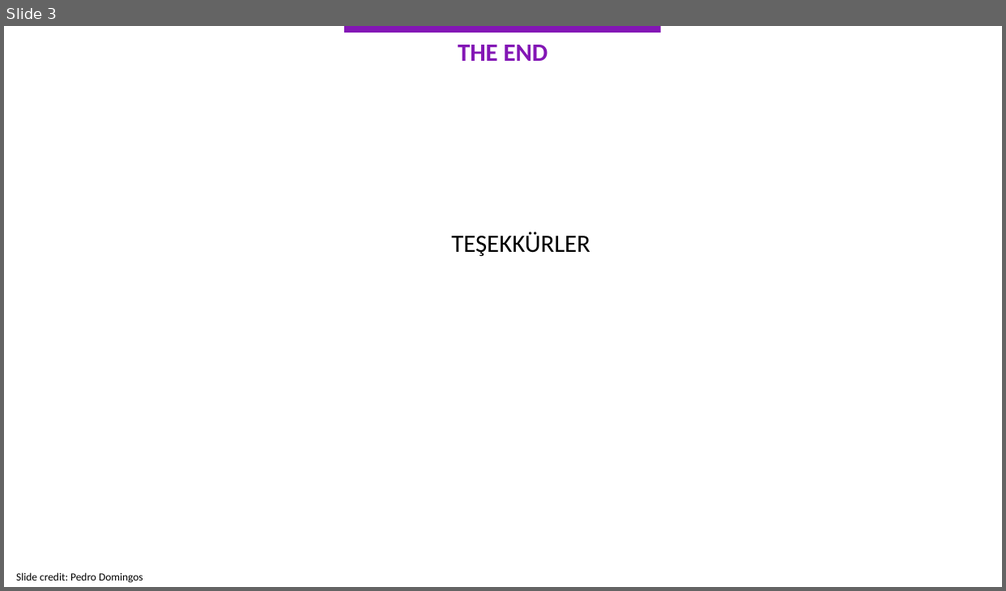
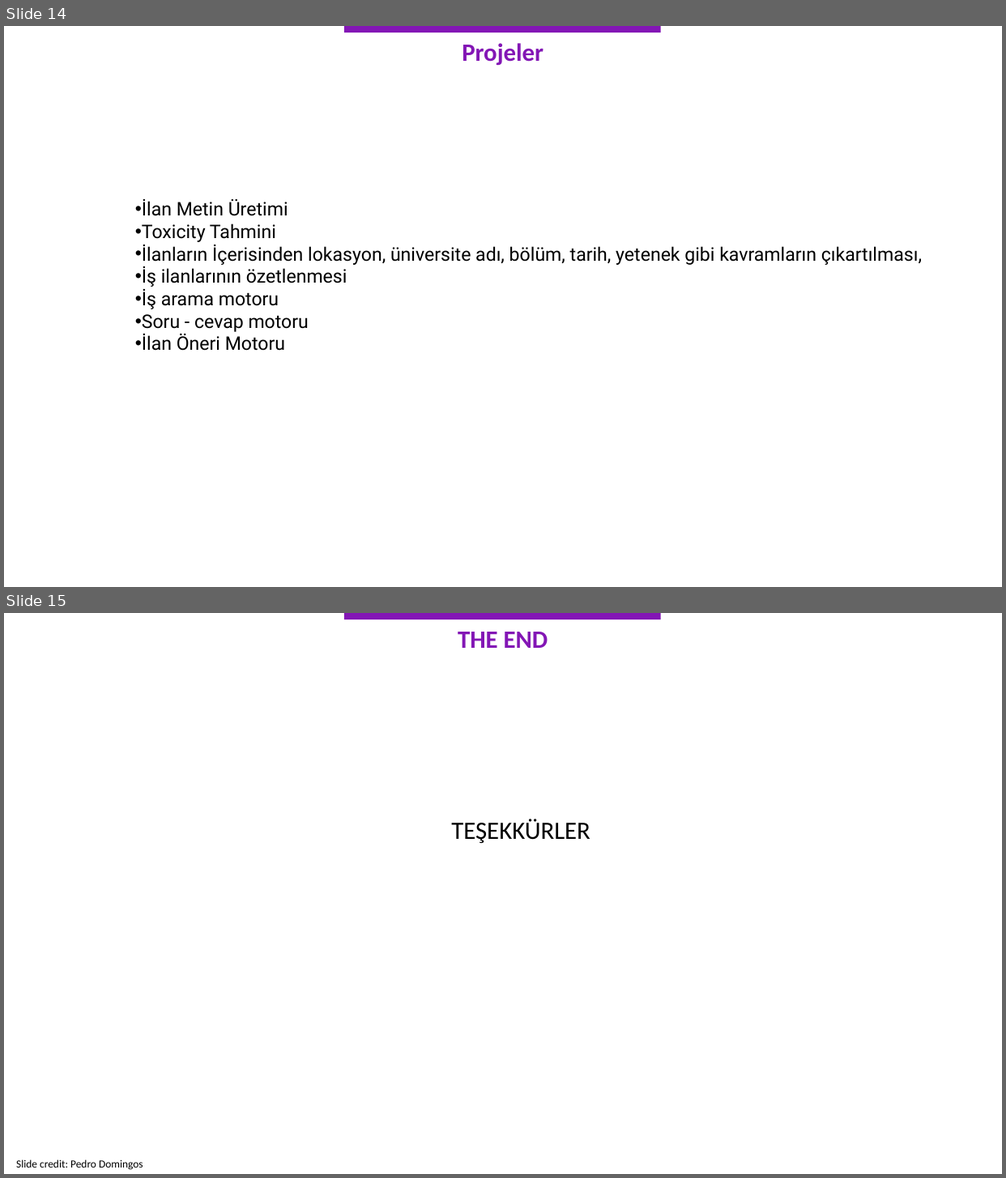
Before and after one commit to kemalcankara/anlp2023, a slide deck: Slides/4.KRY-ANLP_11Mayis.pptx. Shown one above the other, each under a label of ours: slide 3 before the commit, slides 14 and 15 after it. The pictures are 1006x591 and 1006x1178 pixels, drawn with LibreOffice and Linux fonts; fonts in the diff are those of the drawing. Boxes give left, top, right and bottom in pixels: in the first picture for what was removed or moved away, otherwise in the second. Text is boxed around its words. In the diff, an @@ line names an element or a change of style, - is before the commit and + after.

```diff
--- a/Slides/4.KRY-ANLP_11Mayis.pptx
+++ b/Slides/4.KRY-ANLP_11Mayis.pptx
@@ slide 14 added at (4, 26, 1002, 587), background #FFFFFF @@
@@ rectangle added at (344, 26, 661, 32), fill #8316B5 @@
@@ text added at (462, 43, 543, 66), 24 pt, text #8316B5, bold @@
+Projeler
@@ text added at (142, 199, 922, 351), 18 pt, text #000000 @@
+• İlan Metin Üretimi
+• Toxicity Tahmini
+• İlanların İçerisinden lokasyon, üniversite adı, bölüm, tarih, yetenek gibi kavramların çıkartılması,
+• İş ilanlarının özetlenmesi
+• İş arama motoru
+• Soru - cevap motoru
+• İlan Öneri Motoru
@@ what was slide 3 is now slide 15 @@
```
Also in this commit, not shown: 1 slide changed, 11 other slides added, 2 slides removed, 9 other files.
